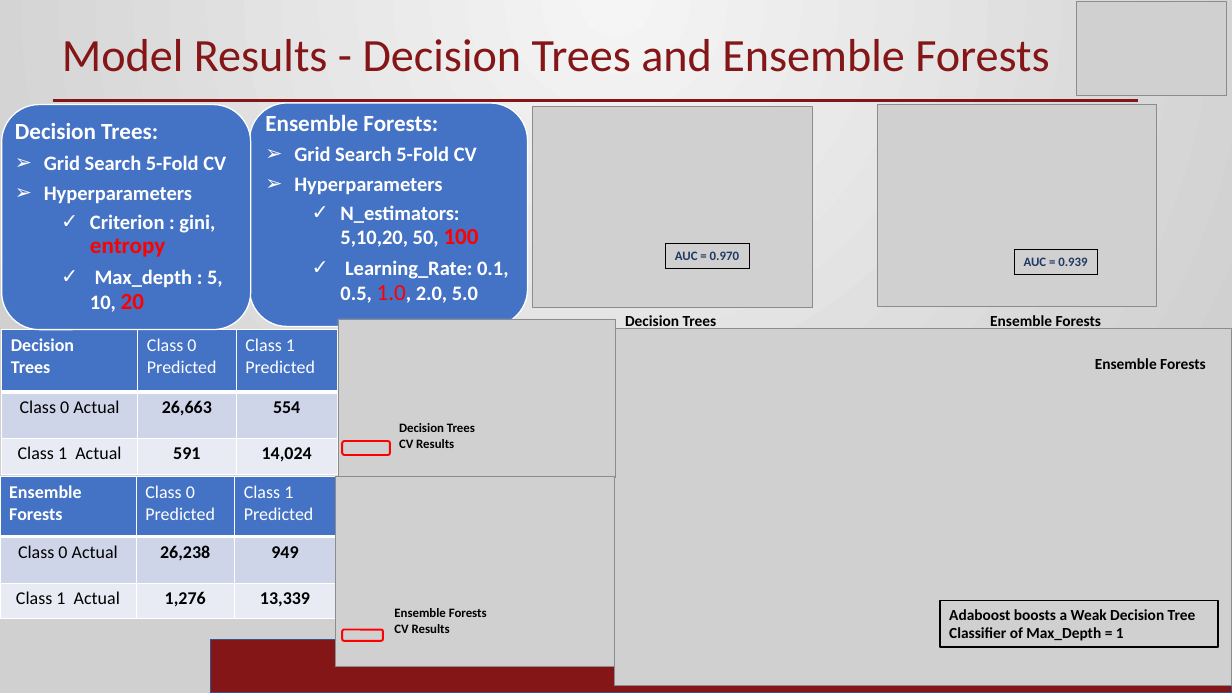
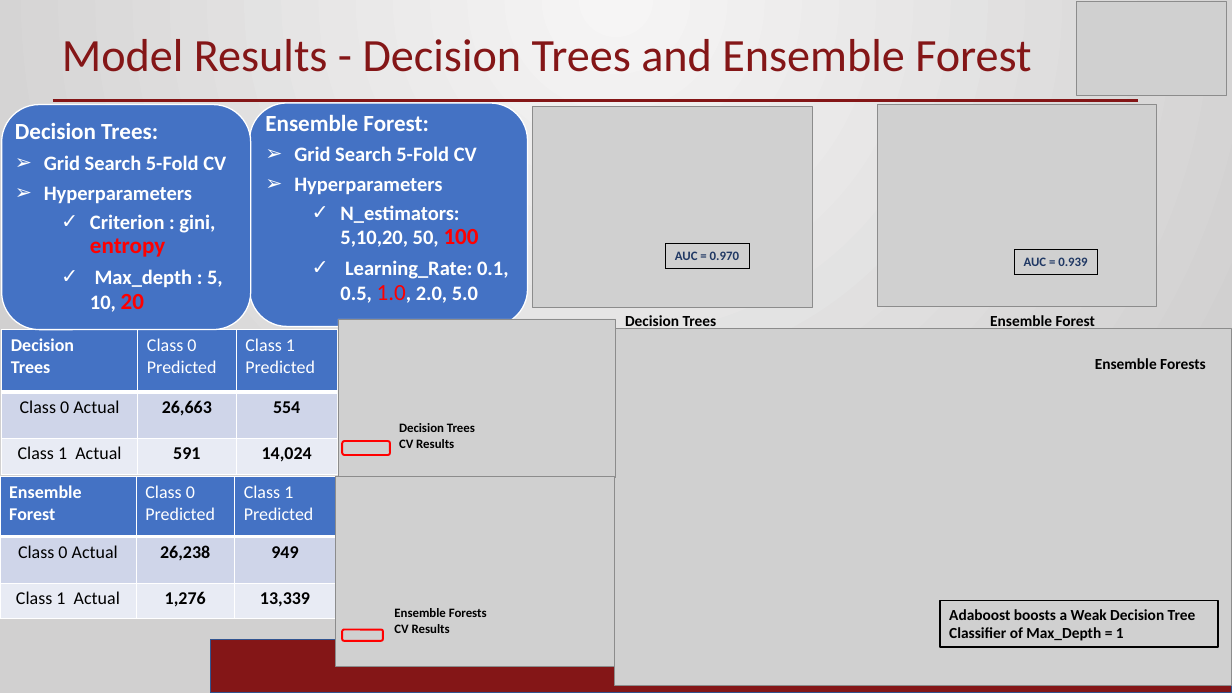
Before and after one commit to ramrao0102/DSA5900-Project, a slide deck: slide 10 of Ram_Rao_Final_Practicum.pptx. Drawn at 1232x693 pixels with LibreOffice and Linux fonts; fonts in the diff are those of the drawing; grey boxes stand for pictures; background and template pictures are left out. Boxes give left, top, right and bottom in pixels: in the first picture for what was removed or moved away, otherwise in the second. Text is boxed around its words. In the diff, an @@ line names an element or a change of style, - is before the commit and + after.

```diff
--- a/Ram_Rao_Final_Practicum.pptx
+++ b/Ram_Rao_Final_Practicum.pptx
@@ text at [62,39,1031,72]: text changed @@
-Model Results - Decision Trees and Ensemble Forests
+Model Results - Decision Trees and Ensemble Forest
@@ text at [265,115,429,131]: text changed @@
-Ensemble Forests:
+Ensemble Forest:
@@ text at [990,315,1095,329]: text changed @@
-Ensemble Forests
+Ensemble Forest
@@ table at [0,477,335,619] @@
-row 1, column 1: Ensemble / Forests
+row 1, column 1: Ensemble / Forest
```
Also in this commit, not shown: 1 other slide changed, 2 other files.
